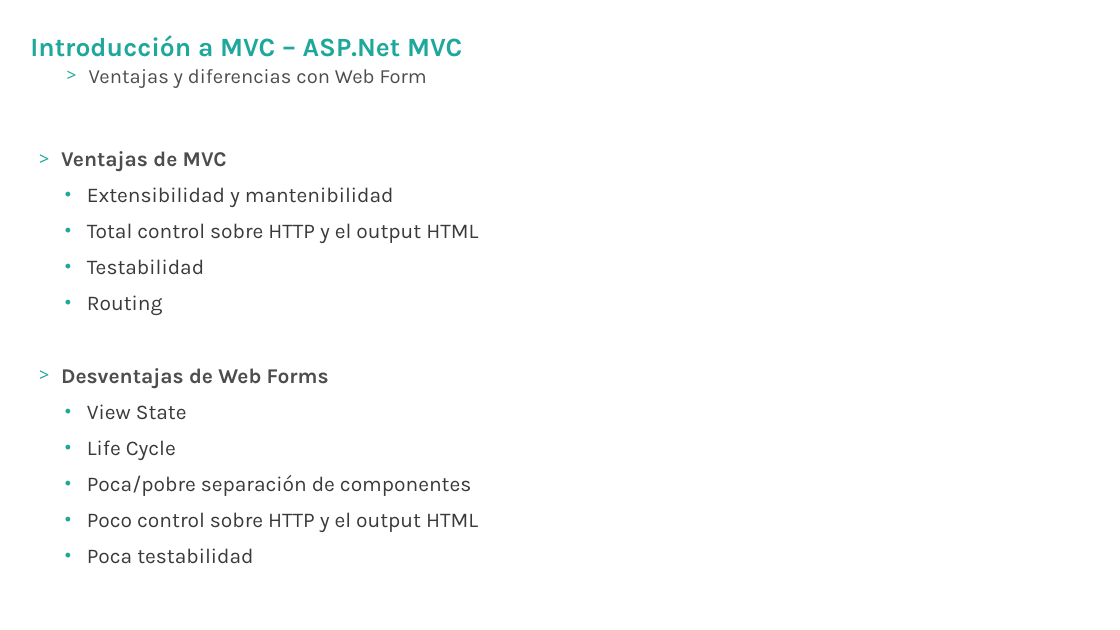
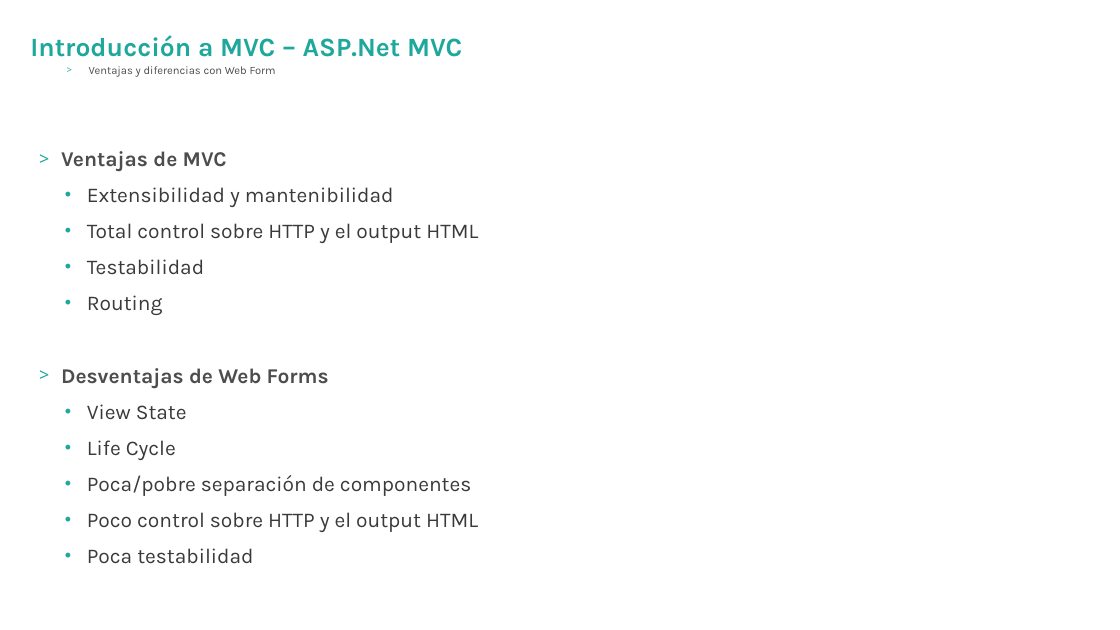
Before and after one commit to hexacta/HexactaLabs-NET, a slide deck: slide 6 of Presentaciones/Capacitacion MVC - Practica- Dia 2.pptx. Drawn at 1120x630 pixels with LibreOffice and Linux fonts; fonts in the diff are those of the drawing; background and template pictures are left out. Boxes give left, top, right and bottom in pixels: in the first picture for what was removed or moved away, otherwise in the second. Text is boxed around its words. In the diff, an @@ line names an element or a change of style, - is before the commit and + after.

```diff
--- a/Presentaciones/Capacitacion MVC - Practica- Dia 2.pptx
+++ b/Presentaciones/Capacitacion MVC - Practica- Dia 2.pptx
@@ text "Ventajas y diferencias con Web ..." at (x1=89, y1=66, x2=276, y2=77): size 17.3 to 9.5 pt @@
```
Also in this commit, not shown: 5 other slides changed.
